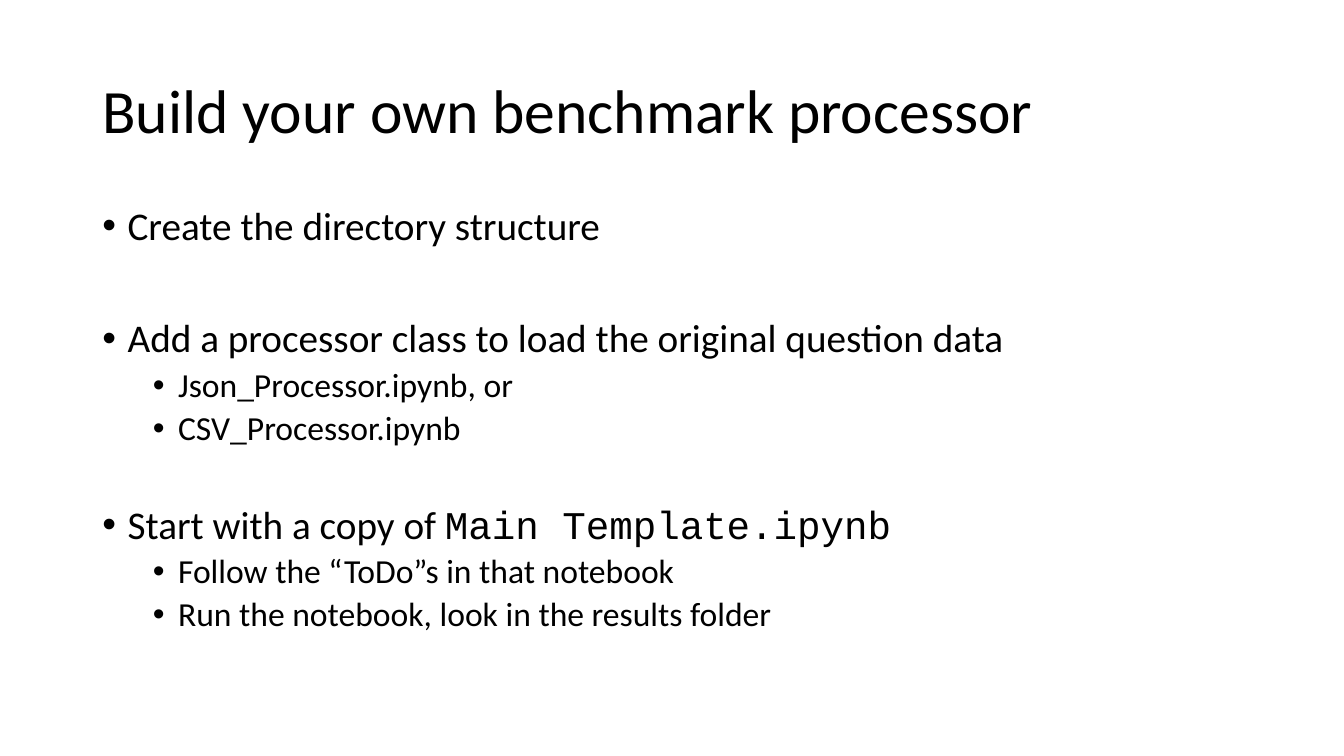
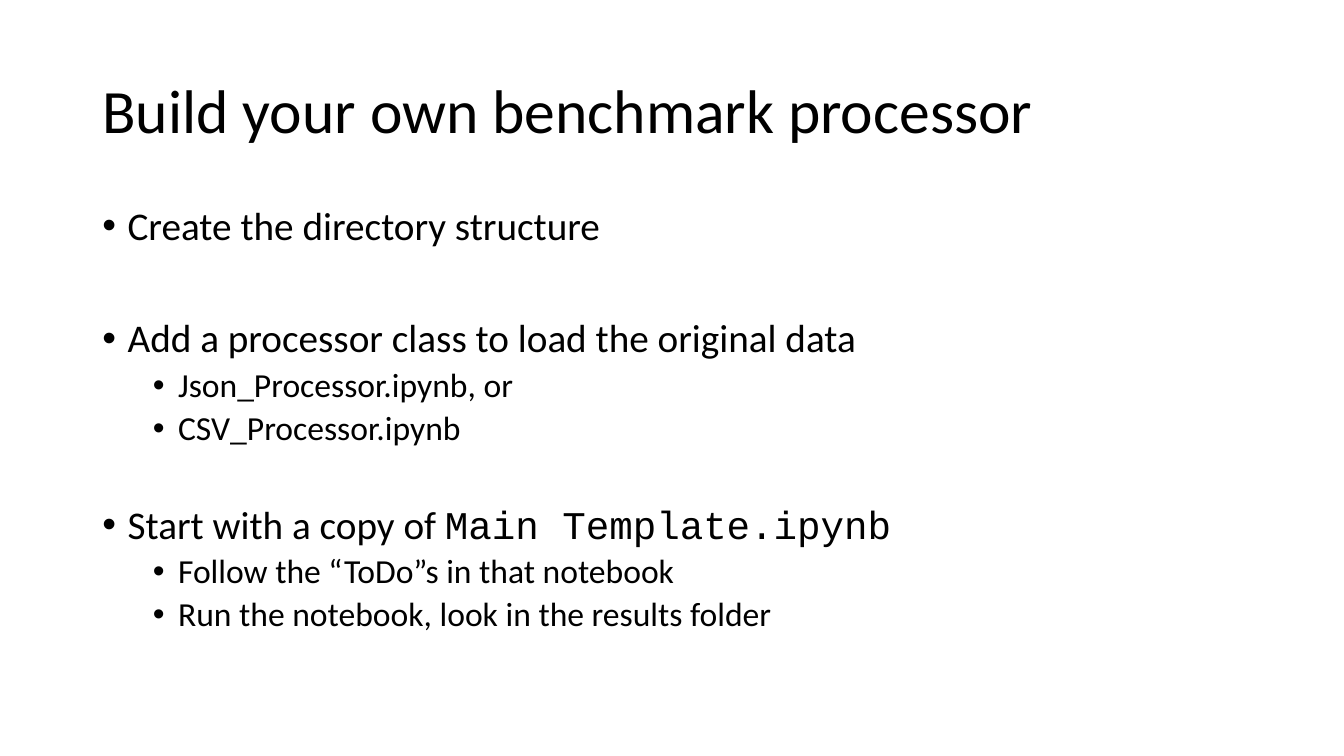
Before and after one commit to nicomp42/CCSCMW2024, a slide deck: slide 16 of CCSC-MW Fall 2024 Conference Tutorial.pptx (slide 17 before the commit). Drawn at 1344x756 pixels with LibreOffice and Linux fonts; fonts in the diff are those of the drawing. Boxes give left, top, right and bottom in pixels: in the first picture for what was removed or moved away, otherwise in the second. Text is boxed around its words. In the diff, an @@ line names an element or a change of style, - is before the commit and + after.

Commit message:
Updates to code and PPTX

```diff
--- a/CCSC-MW Fall 2024 Conference Tutorial.pptx
+++ b/CCSC-MW Fall 2024 Conference Tutorial.pptx
@@ text at bbox=[128, 324, 855, 359]: text changed @@
-• Add a processor class to load the original question data
+• Add a processor class to load the original data
```
Also in this commit, not shown: 1 other slide changed, 1 slide removed, 13 other files.
